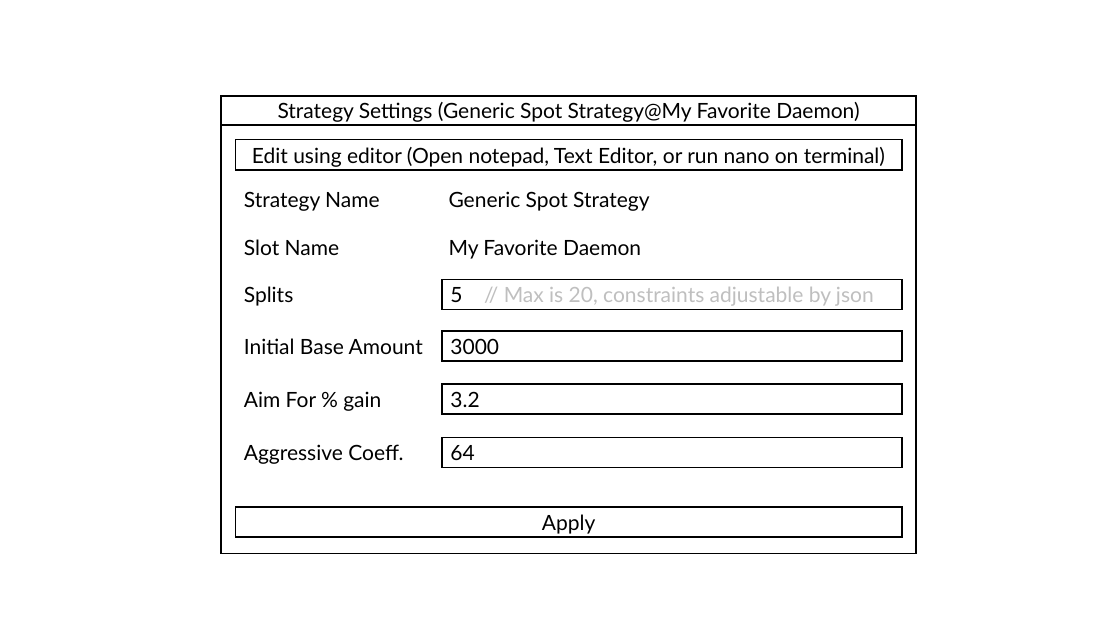
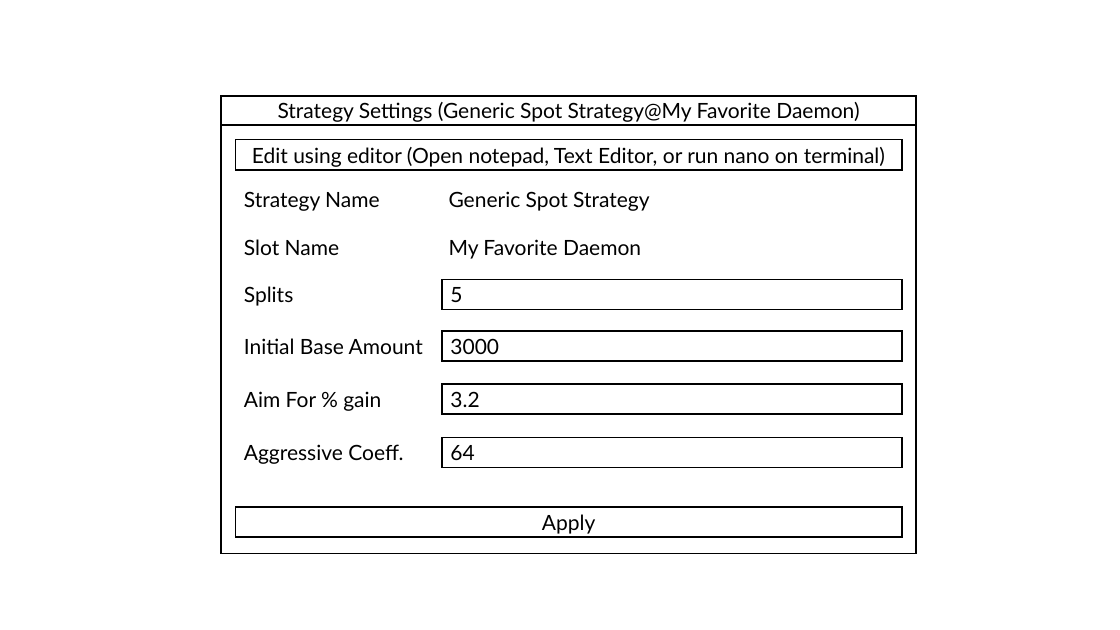
Before and after one commit to 410-dev/KSTraderMachine, a slide deck: slide 15 of uidesign.pptx. Drawn at 1120x630 pixels with LibreOffice and Linux fonts; fonts in the diff are those of the drawing. Boxes give left, top, right and bottom in pixels: in the first picture for what was removed or moved away, otherwise in the second. Text is boxed around its words. In the diff, an @@ line names an element or a change of style, - is before the commit and + after.

```diff
--- a/uidesign.pptx
+++ b/uidesign.pptx
@@ text in rectangle at <box>450,287,462,302</box>: text changed; text colour #BFBFBF to #000000 @@
-5 // Max is 20, constraints adjustable by json
+5
```
